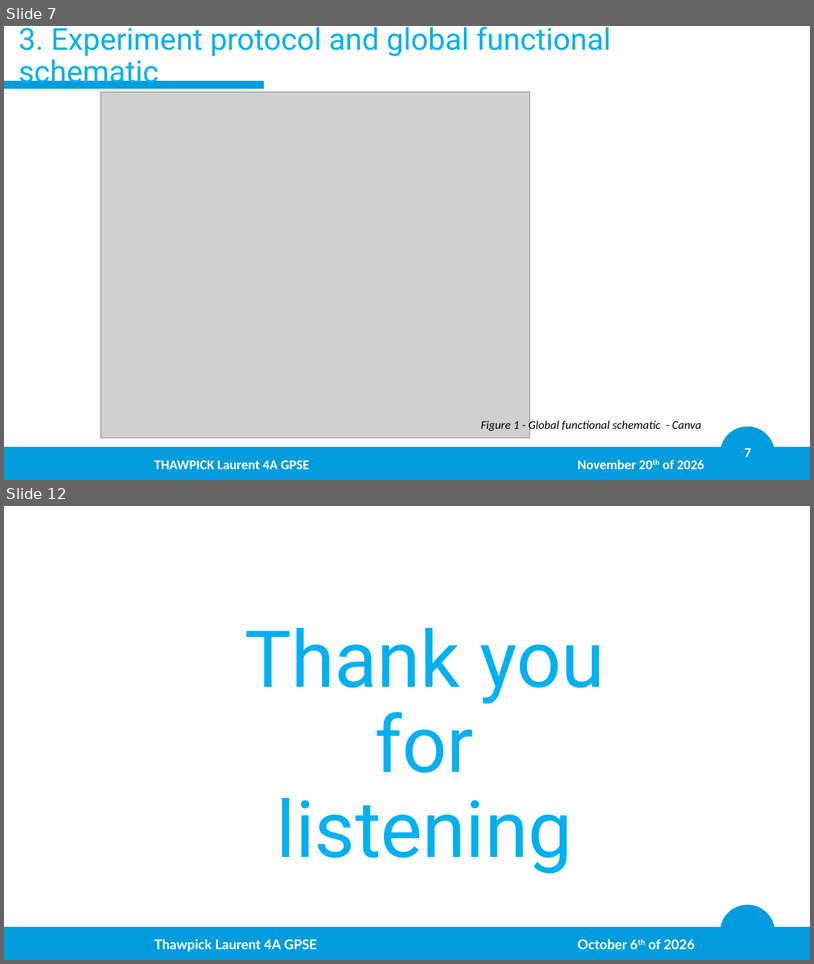
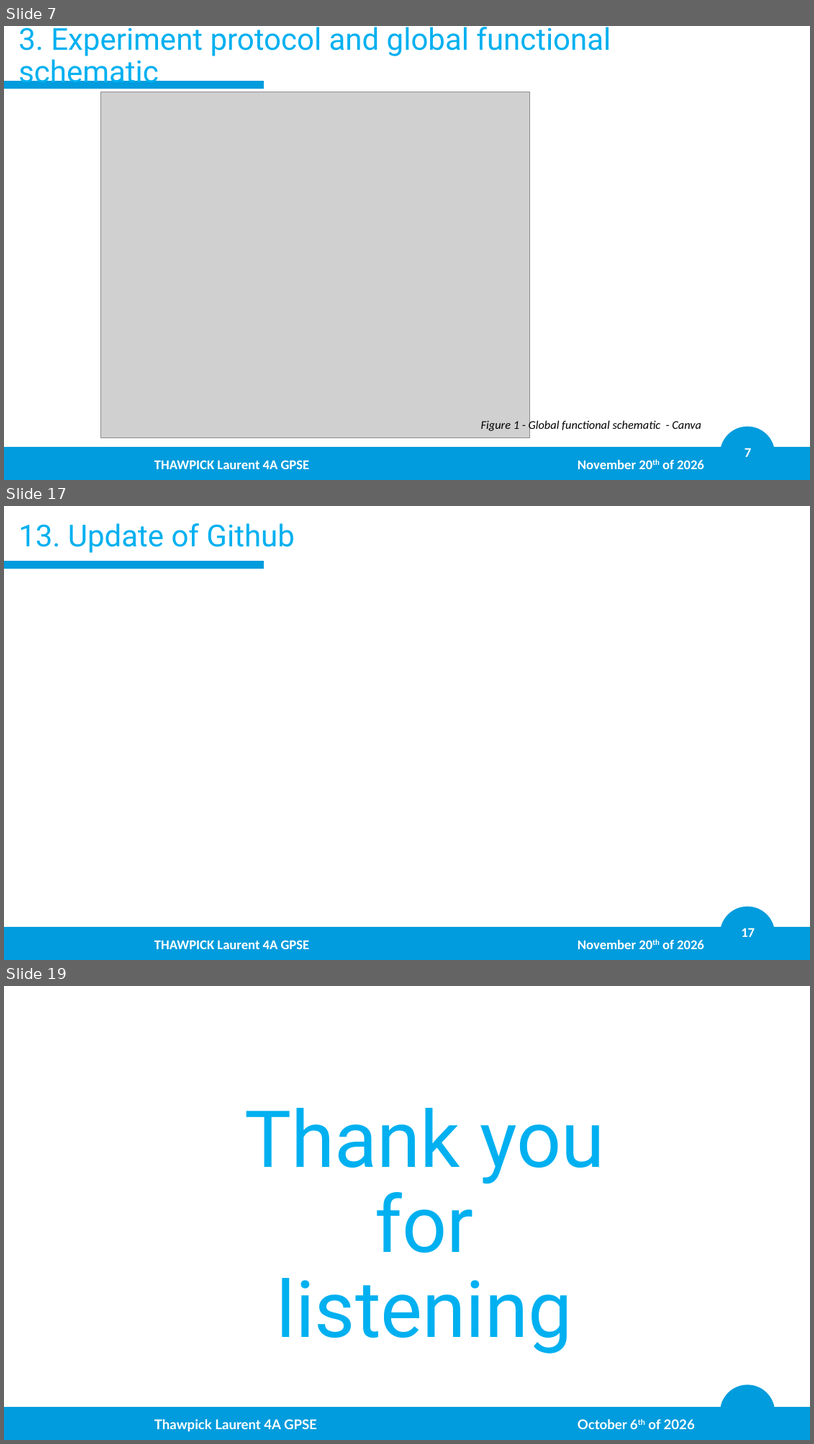
Before and after one commit to LaurentThaw/plasma-tubing, a slide deck: PDR for 20.11.26/PDR.pptx. Shown one above the other, each under a label of ours: slides 7 and 12 before the commit, slides 7, 17 and 19 after it; the slides between them are not shown. The pictures are 814x964 and 814x1444 pixels, drawn with LibreOffice and Linux fonts; fonts in the diff are those of the drawing; grey boxes stand for pictures; background and template pictures are left out. Boxes give left, top, right and bottom in pixels: in the first picture for what was removed or moved away, otherwise in the second. Text is boxed around its words. In the diff, an @@ line names an element or a change of style, - is before the commit and + after.

```diff
--- a/PDR for 20.11.26/PDR.pptx
+++ b/PDR for 20.11.26/PDR.pptx
@@ slide 17 added at (4, 506, 810, 960), background #FFFFFF; not listed: 4 template elements that a slide beside it also shows @@
@@ title added at (18, 523, 294, 553), 36 pt, text #00B0F0 @@
+13. Update of Github
@@ text added at (154, 939, 705, 949), 16 pt, text #FFFFFF, bold @@
+THAWPICK Laurent 4A GPSE November 20th of 2026
@@ what was slide 12 is now slide 19 @@
```
Also in this commit, not shown: 3 slides changed, 8 other slides added, 2 slides removed, 3 other files.
